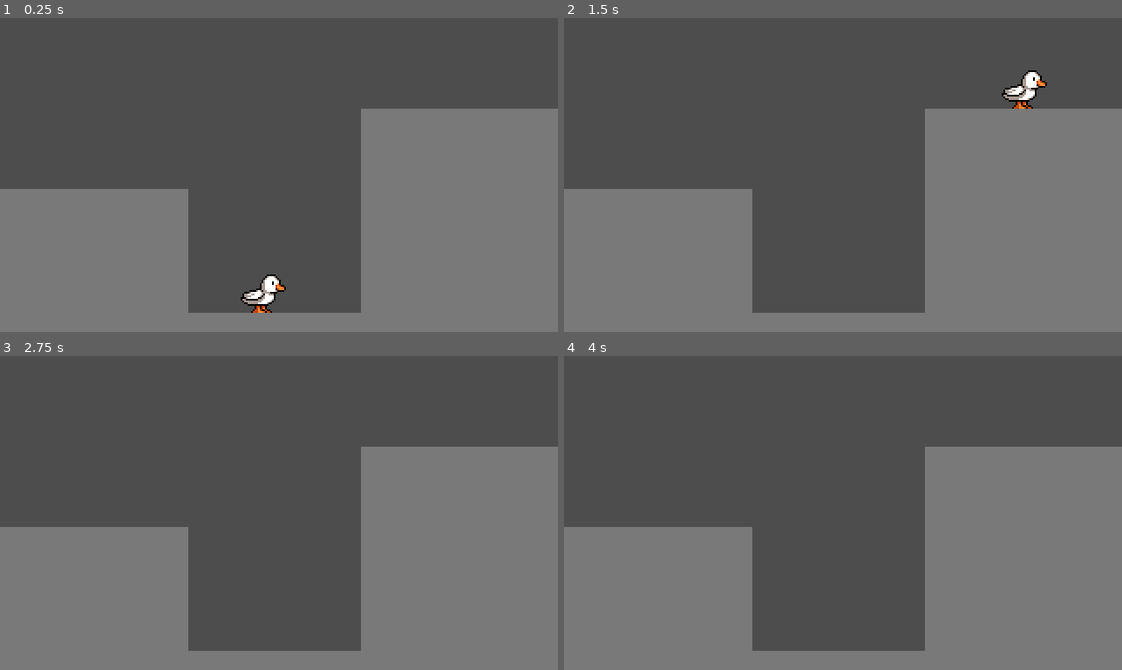
Above: before the commit, frames 1-4 (two rows, left to right).
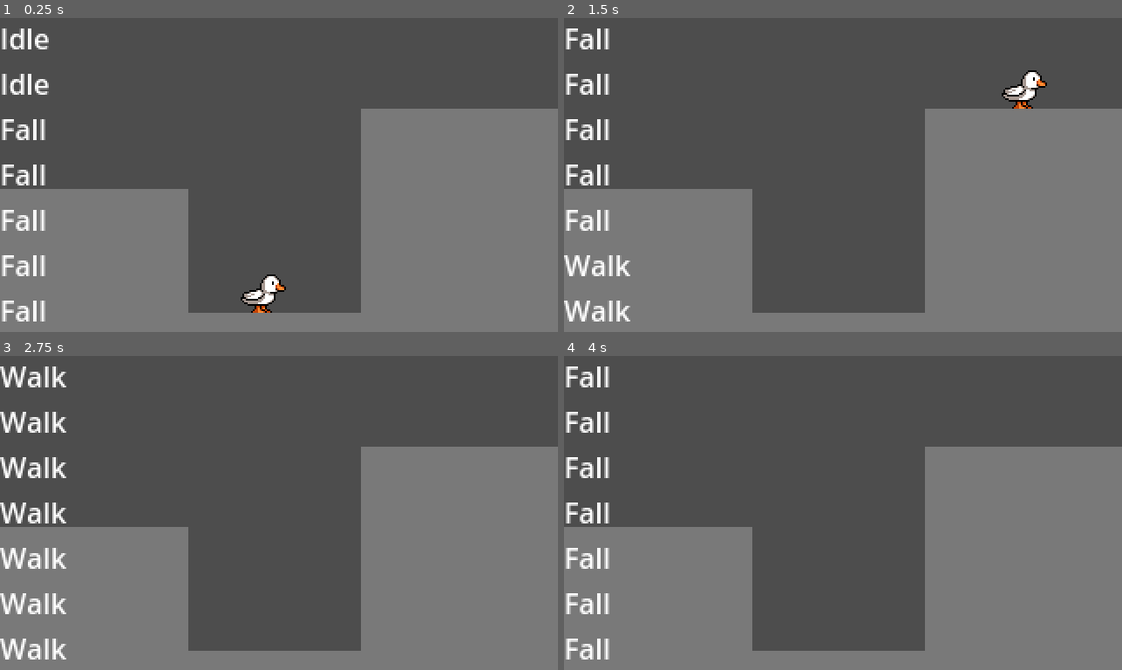
Above: after the commit, the same moments.

Repository: Wacky-Games-Studio/Game
Game: Godot game, scene res://test_level.tscn
Two runs of this game, one before a commit and one after it. Both use one fixed random seed, a clock stepped at 60 frames per second and the inputs below.
Inputs:
- Up to frame 1 (0.25 s): no input
- Up to frame 2 (1.5 s): tap Enter at 0.5 s; hold D (walk_right) from 0.53 s (still down); tap W (jump) at 0.6, 0.77, 1.07, 1.35 s
- Up to frame 3 (2.75 s): tap W (jump) at 1.52, 1.82, 2.1 s; release D (walk_right) at 2.03 s; hold A (walk_left) from 2.03 s (still down)
- Up to frame 4 (4 s): tap Space at 2.75 s; release A (walk_left) at 2.78 s; hold D (walk_right) from 2.78 s (still down); tap W (jump) at 2.85, 3.02, 3.32, 3.6, 3.77 s

The runs differ from the first frame. In frame 1, 2.1% of the frame differs, in the area x 0-9%, y 3-97%; in frame 2, 2.3%; in frame 3, 3.0%, in the area x 0-12%, y 3-97%; in frame 4, 2.0%.

Commit message:
added coyote time and some debug info for state machine

Diff:
--- a/entities/player/player.gd
+++ b/entities/player/player.gd
@@ -1,8 +1,20 @@
 class_name Player
 extends CharacterBody2D
 
+@export var speed := 200
+@export var jump_speed := -450
+@export var wall_jump_pushback := -225
+@export var gravity := 2000
+@export var wall_slide_gravity := 100
+@export var max_jumps := 1
+@export_range(0.0, 1.0) var friction := 0.3
+@export_range(0.0 , 1.0) var acceleration := 0.4
+
 @onready var sprite: Sprite2D = $Sprite
 @onready var state_machine: Node = $StateMachine
+
+var was_on_floor: bool
+var jumps_remaining := max_jumps
 
 func _ready() -> void:
 	state_machine.init(self)
@@ -11,6 +23,8 @@
 	state_machine.process_input(event)
 
 func _physics_process(delta: float) -> void:
+	print(velocity)
+	was_on_floor = is_on_floor()
 	state_machine.process_physics(delta)
 
 func _process(delta: float) -> void:
--- a/entities/player/player.tscn
+++ b/entities/player/player.tscn
@@ -25,15 +25,17 @@
 script = ExtResource("3_5fxeu")
 starting_state = NodePath("Idle")
 
-[node name="Idle" type="Node" parent="StateMachine" node_paths=PackedStringArray("walk_state", "jump_state")]
+[node name="Idle" type="Node" parent="StateMachine" node_paths=PackedStringArray("walk_state", "jump_state", "fall_state")]
 script = ExtResource("4_4ywsu")
 walk_state = NodePath("../Walk")
 jump_state = NodePath("../Jump")
+fall_state = NodePath("../Fall")
 
-[node name="Walk" type="Node" parent="StateMachine" node_paths=PackedStringArray("idle_state", "jump_state")]
+[node name="Walk" type="Node" parent="StateMachine" node_paths=PackedStringArray("idle_state", "jump_state", "fall_state")]
 script = ExtResource("5_m3545")
 idle_state = NodePath("../Idle")
 jump_state = NodePath("../Jump")
+fall_state = NodePath("../Fall")
 
 [node name="Jump" type="Node" parent="StateMachine" node_paths=PackedStringArray("move_state", "idle_state", "fall_state")]
 script = ExtResource("6_kcifk")
@@ -46,3 +48,16 @@
 move_state = NodePath("../Walk")
 idle_state = NodePath("../Idle")
 jump_state = NodePath("../Jump")
+
+[node name="CoyoteTimer" type="Timer" parent="."]
+unique_name_in_owner = true
+wait_time = 0.15
+one_shot = true
+
+[node name="Label" type="Label" parent="."]
+unique_name_in_owner = true
+top_level = true
+offset_left = -19.0
+offset_top = -36.0
+offset_right = 138.0
+offset_bottom = 119.0
--- a/entities/player/state_machine.gd
+++ b/entities/player/state_machine.gd
@@ -1,8 +1,14 @@
+class_name StateMachine
 extends Node
 
 @export var starting_state: State
 
 var current_state: State
+var prev_state: State
+
+var stateHistory := ["", "", "", "", "", "", ""]
+var currentIndex := 0
+
 
 # Initialize the state machine by giving each child state a reference to the
 # parent object it belongs to and enter the default starting_state.
@@ -18,6 +24,8 @@
 	if current_state:
 		current_state.exit()
 
+	if prev_state != new_state:
+		prev_state = new_state
 	current_state = new_state
 	current_state.enter()
 
@@ -34,6 +42,18 @@
 		change_state(new_state)
 
 func process_frame(delta: float) -> void:
+	%Label.global_position = Vector2(0,0)
+	if currentIndex + 1 < 7:
+		currentIndex += 1
+	else:
+		currentIndex = 0
+
+	stateHistory[currentIndex] = current_state.name
+	var txt = ""
+	for state in stateHistory:
+		txt += state + "\n"
+	%Label.text = txt
+
 	var new_state = current_state.process_frame(delta)
 	if new_state:
 		change_state(new_state)
--- a/entities/player/states/fall.gd
+++ b/entities/player/states/fall.gd
@@ -4,29 +4,38 @@
 @export var idle_state: State
 @export var jump_state: State
 
+@onready var coyote_timer: Timer = %CoyoteTimer
+
+func enter() -> void:
+	coyote_timer.start()
+
 func process_input(event: InputEvent) -> State:
 	if InputBuffer.is_action_press_buffered("jump") and parent.is_on_wall_only():
+		return jump_state
+
+	if Input.is_action_just_pressed("jump") and not coyote_timer.is_stopped() and parent.jumps_remaining > 0:
 		return jump_state
 
 	return null
 
 func process_physics(delta: float) -> State:
-	parent.velocity.y += gravity * delta
+	parent.velocity.y += parent.gravity * delta
 
 	var dir = Input.get_axis("walk_left", "walk_right")
 
 	if parent.is_on_wall_only():
-		parent.velocity.y = min(parent.velocity.y, wall_slide_gravity)
+		parent.velocity.y = min(parent.velocity.y, parent.wall_slide_gravity)
 
 	if dir != 0:
-		parent.velocity.x = lerp(parent.velocity.x, dir * speed, acceleration)
+		parent.velocity.x = lerp(parent.velocity.x, dir * parent.speed, parent.acceleration)
 		parent.sprite.flip_h = dir < 0
 
-	parent.velocity.x =  lerp(parent.velocity.x, dir * speed, acceleration)
+	parent.velocity.x =  lerp(parent.velocity.x, dir * parent.speed, parent.acceleration)
 
 	parent.move_and_slide()
 
 	if parent.is_on_floor():
+		parent.jumps_remaining = parent.max_jumps
 		if dir != 0:
 			return move_state
 		return idle_state
--- a/entities/player/states/idle.gd
+++ b/entities/player/states/idle.gd
@@ -2,6 +2,7 @@
 
 @export var walk_state: State
 @export var jump_state: State
+@export var fall_state: State
 
 func process_input(event: InputEvent) -> State:
 	if InputBuffer.is_action_press_buffered("jump") and parent.is_on_floor():
@@ -14,12 +15,15 @@
 	return null
 
 func process_physics(delta: float) -> State:
-	parent.velocity.y += gravity * delta
-	parent.velocity.x = lerp(parent.velocity.x, 0.0, friction)
+	parent.velocity.y += parent.gravity * delta
+	parent.velocity.x = lerp(parent.velocity.x, 0.0, parent.friction)
 
 	if parent.velocity.x != 0:
 		parent.sprite.flip_h = parent.velocity.x < 0
 
 	parent.move_and_slide()
 
+	if not parent.is_on_floor():
+		return fall_state
+
 	return null
--- a/entities/player/states/jump.gd
+++ b/entities/player/states/jump.gd
@@ -5,16 +5,22 @@
 @export var fall_state: State
 
 func enter():
-	if parent.is_on_floor():
-		parent.velocity.y = jump_speed
-	elif parent.is_on_wall_only():
-		parent.velocity = Vector2(parent.get_wall_normal().x * wall_jump_pushback, jump_speed)
+	#if parent.jumps_remaining == 0:
+	#	parent.jumps_remaining = parent.max_jumps
+	#	return
+
+	parent.jumps_remaining -= 1
+
+	if not parent.is_on_wall_only():
+		parent.velocity.y = parent.jump_speed
+	else:
+		parent.velocity = Vector2(parent.get_wall_normal().x * parent.wall_jump_pushback, parent.jump_speed)
 
 func process_physics(delta: float) -> State:
-	parent.velocity.y += gravity * delta
+	parent.velocity.y += parent.gravity * delta
 
 	if parent.is_on_wall_only() and InputBuffer.is_action_press_buffered("jump"):
-		parent.velocity = Vector2(parent.get_wall_normal().x * wall_jump_pushback, jump_speed)
+		parent.velocity = Vector2(parent.get_wall_normal().x * parent.wall_jump_pushback, parent.jump_speed)
 
 	if parent.velocity.y >  0:
 		return fall_state
@@ -22,7 +28,7 @@
 	var dir = Input.get_axis("walk_left", "walk_right")
 
 	if dir != 0:
-		parent.velocity.x = lerp(parent.velocity.x, dir * speed, acceleration)
+		parent.velocity.x = lerp(parent.velocity.x, dir * parent.speed, parent.acceleration)
 		parent.sprite.flip_h = dir < 0
 
 	parent.move_and_slide()
--- a/entities/player/states/state.gd
+++ b/entities/player/states/state.gd
@@ -2,13 +2,7 @@
 extends Node
 
 @export var animation_name: String
-@export var speed := 200
-@export var jump_speed := -450
-@export var wall_jump_pushback := -225
-@export var gravity := 2000
-@export var wall_slide_gravity := 100
-@export_range(0.0, 1.0) var friction := 0.3
-@export_range(0.0 , 1.0) var acceleration := 0.4
+@onready var state_machine: StateMachine = $".."
 
 # Hold a reference to the parent so that it can be controlled by the state
 var parent: Player
--- a/entities/player/states/walk.gd
+++ b/entities/player/states/walk.gd
@@ -2,6 +2,7 @@
 
 @export var idle_state: State
 @export var jump_state: State
+@export var fall_state: State
 
 func process_input(event: InputEvent) -> State:
 	if InputBuffer.is_action_press_buffered("jump") and parent.is_on_floor():
@@ -10,15 +11,17 @@
 	return null
 
 func process_physics(delta: float) -> State:
-	parent.velocity.y += gravity * delta
+	parent.velocity.y += parent.gravity * delta
 	var dir = Input.get_axis("walk_left", "walk_right")
 	if dir != 0:
-		parent.velocity.x = lerp(parent.velocity.x, dir * speed, acceleration)
+		parent.velocity.x = lerp(parent.velocity.x, dir * parent.speed, parent.acceleration)
 		parent.sprite.flip_h = dir < 0
 	else:
 		return idle_state
 
-
 	parent.move_and_slide()
 
+	if not parent.is_on_floor():
+		return fall_state
+
 	return null
